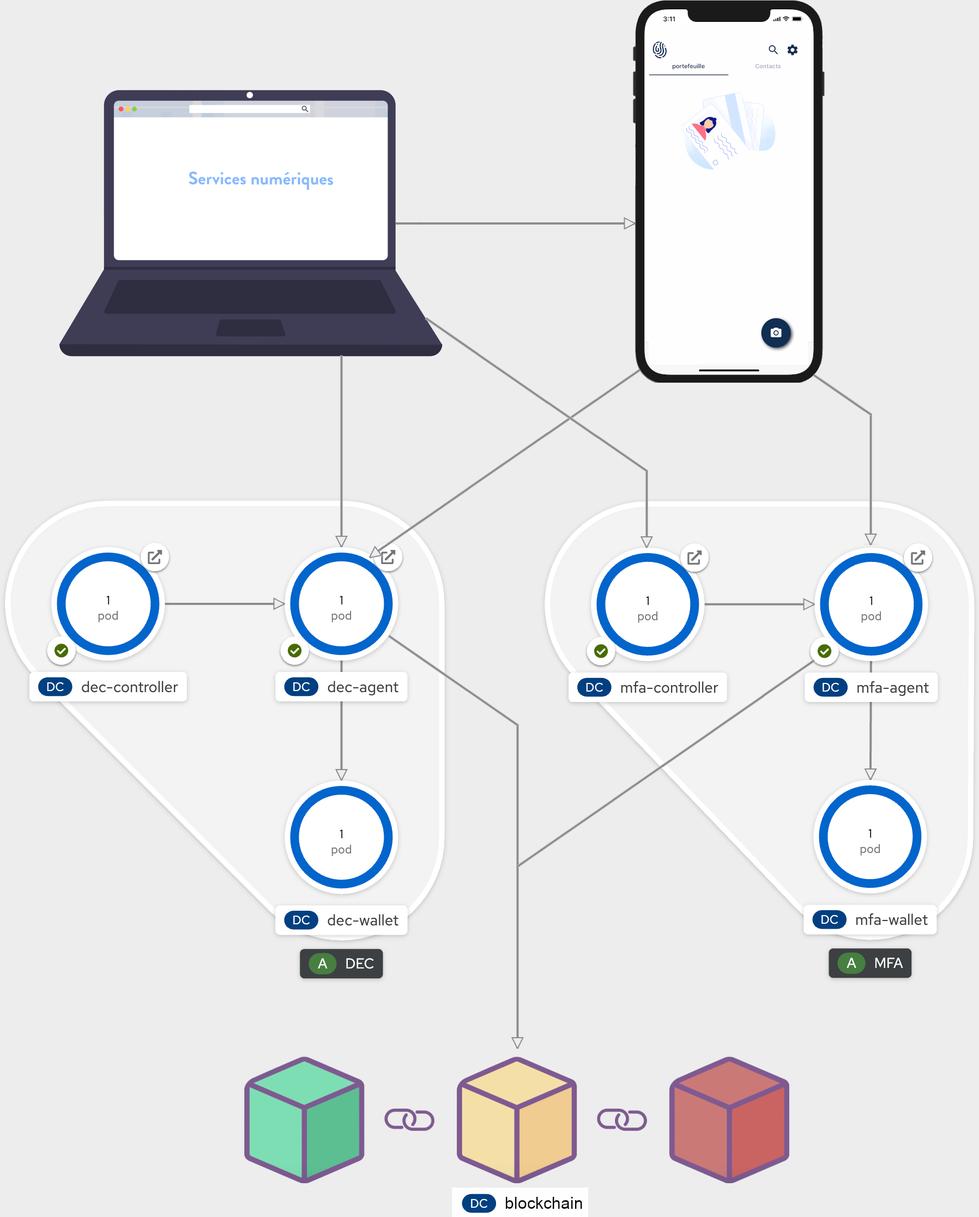
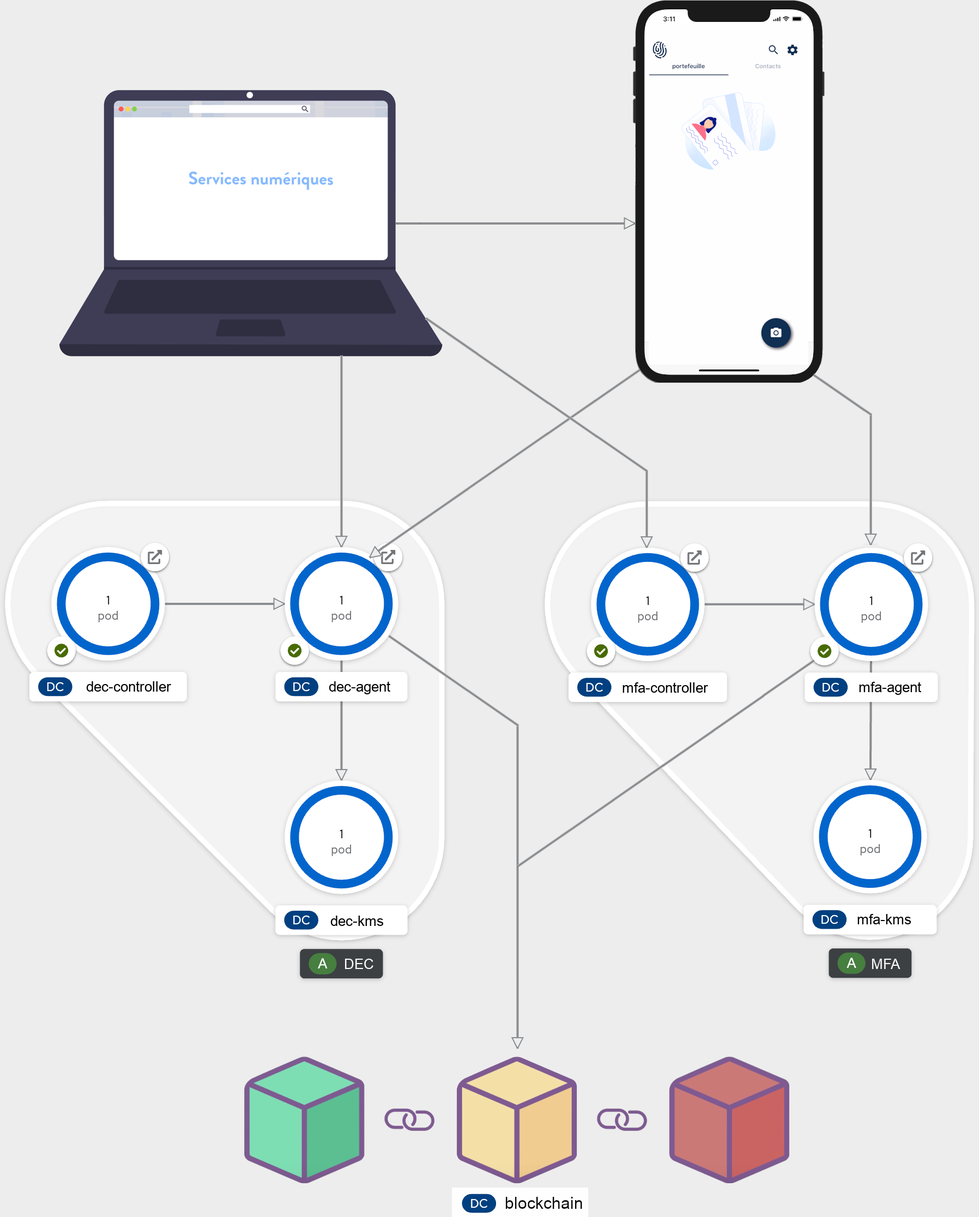
Layers edited between the first and the second w=979, h=1217 image:
added layer "mfa-kms" above "mfa-agent" over (857, 914, 911, 925)
added layer "mfa-agent" above "mfa-controller" over (858, 681, 922, 695)
added layer "mfa-controller" above "MFA" over (622, 682, 709, 693)
added layer "MFA" above "dec-controller" over (871, 958, 901, 970)
added layer "dec-controller" above "dec-agent" over (86, 681, 172, 692)
added layer "dec-agent" above "dec-kms" over (328, 681, 391, 695)
added layer "dec-kms" above "DEC" over (330, 915, 384, 927)
added layer "DEC" above "EnvironnementTest3.png" over (345, 958, 374, 970)
painted on "EnvironnementTest3.png" over (81, 680, 929, 970)
